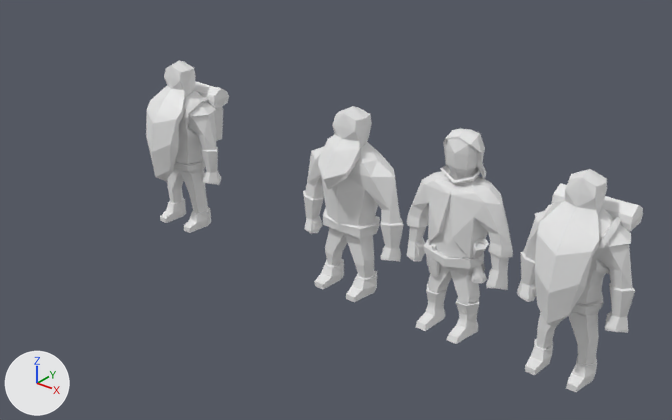
One commit to the Blender file Animations/WarriorIdle.blend: the scene before it, then after it.
Both versions are drawn from a 50 mm lens placed at (23.1, -29.9, 22.1), pointed at (-1.9, 1.3, 2.8). Lighting does not change. The marker at lower left points along +X, +Y and +Z.

The scene before the commit, as lines of its bpy script (objects in view):
```python
me_cube_001 = bpy.data.meshes.new('Cube.001')
me_cube_001.from_pydata(...)  # 275 vertices, 393 faces; spans x -0.01..2.36, y -2.16..2.04, z 0.01..8.74
me_cube_002 = bpy.data.meshes.new('Cube.002')
me_cube_002.from_pydata(...)  # 275 vertices, 393 faces; spans x -0.01..2.36, y -2.16..2.04, z 0.01..8.74
me_cube_003 = bpy.data.meshes.new('Cube.003')
me_cube_003.from_pydata(...)  # 681 vertices, 900 faces; spans x -2.78..2.78, y -1.25..1.29, z 0.01..8.94
ob_cube_001 = bpy.data.objects.new('Cube.001', me_cube_002)
ob_cube_001.location = (-10.81, 0.0, 0.0)
_m = ob_cube_001.modifiers.new('Mirror', 'MIRROR')
_m.use_clip = True
_m = ob_cube_001.modifiers.new('Triangulate.001', 'TRIANGULATE')
_m.quad_method = 'BEAUTY'
ob_cube_002 = bpy.data.objects.new('Cube.002', me_cube_001)
ob_cube_002.location = (10.82, 0.0, 0.0)
_m = ob_cube_002.modifiers.new('Mirror', 'MIRROR')
_m.use_clip = True
_m = ob_cube_002.modifiers.new('Triangulate.001', 'TRIANGULATE')
_m.quad_method = 'BEAUTY'
ob_mageonemesh = bpy.data.objects.new('MageOneMesh', me_cube_003)
ob_mageonemesh.location = (5.57, 0.0, 0.09)
ob_mageonemesh.scale = (0.924, 1.0, 1.0)
_m = ob_mageonemesh.modifiers.new('Triangulate.001', 'TRIANGULATE')
_m.quad_method = 'BEAUTY'
# also in view: 'Cube.000' at (0.0, -0.4, 4.4)
```
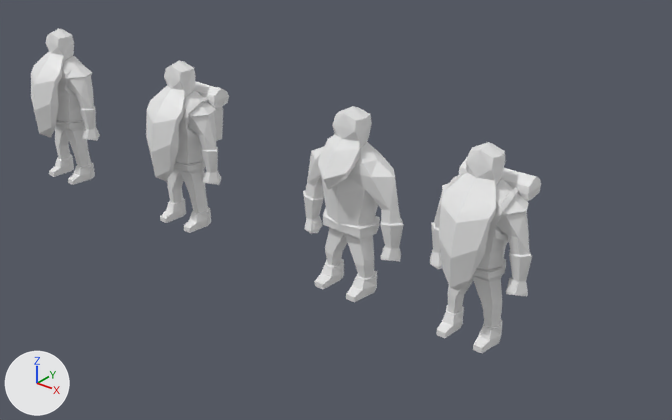
What changed in the scene script:
```text
Add me_cube_005:
    me_cube_005.from_pydata(...)  # 193 vertices, 313 faces; spans x -0.01..2.36, y -2.16..1.16, z 0.01..8.74
Change ob_cube_002:
    ob_cube_002.location: (10.82, 0.0, 0.0) -> (6.61, 0.0, 0.0)
Remove ob_mageonemesh:
    ob_mageonemesh = bpy.data.objects.new('MageOneMesh', me_cube_003)
    ob_mageonemesh.location = (5.57, 0.0, 0.09)
    ob_mageonemesh.scale = (0.924, 1.0, 1.0)
    _m = ob_mageonemesh.modifiers.new('Triangulate.001', 'TRIANGULATE')
    _m.quad_method = 'BEAUTY'
Add ob_cube_003:
    ob_cube_003 = bpy.data.objects.new('Cube.003', me_cube_005)
    ob_cube_003.location = (-20.5, 0.0, 0.0)
    _m = ob_cube_003.modifiers.new('Mirror', 'MIRROR')
    _m.use_clip = True
    _m = ob_cube_003.modifiers.new('Triangulate.001', 'TRIANGULATE')
    _m.quad_method = 'BEAUTY'
```

Where the change shows, as pixel boxes (x1, y1, x2, y2) in the pictures (672 x 420 px):
'Cube.002', moved: before (517, 169, 643, 392); after (430, 142, 541, 353)
'MageOneMesh', deleted: before (407, 128, 513, 344)
'Cube.003', added: after (31, 28, 100, 185)
